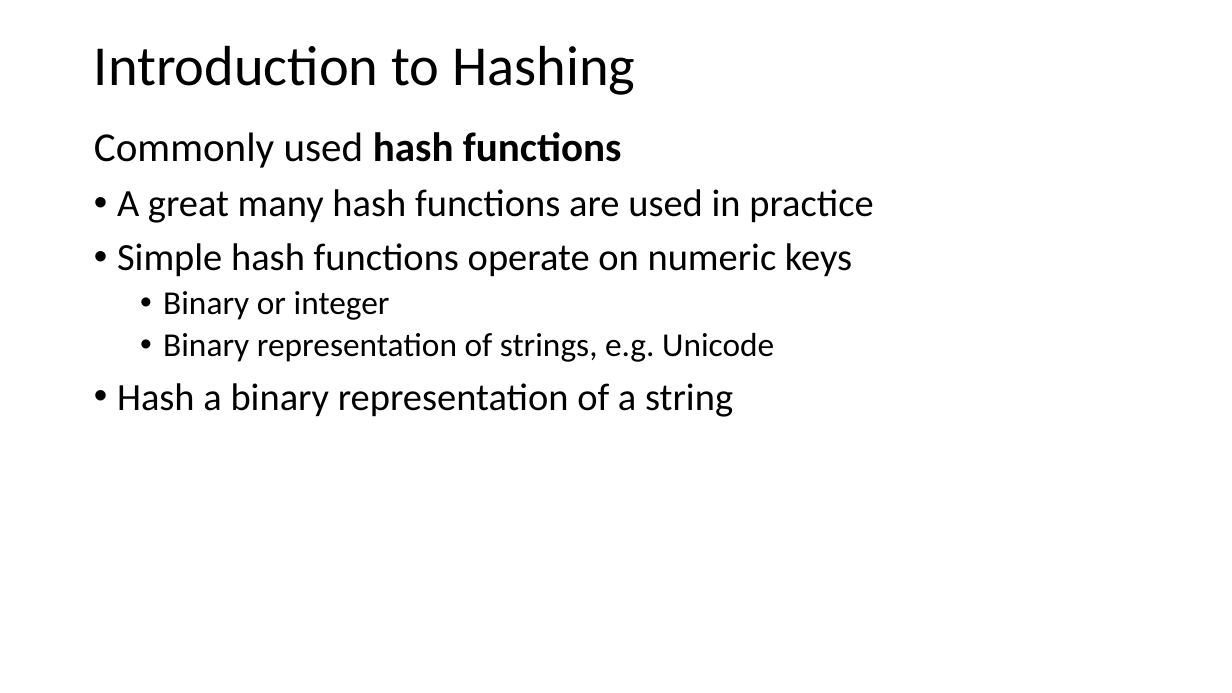
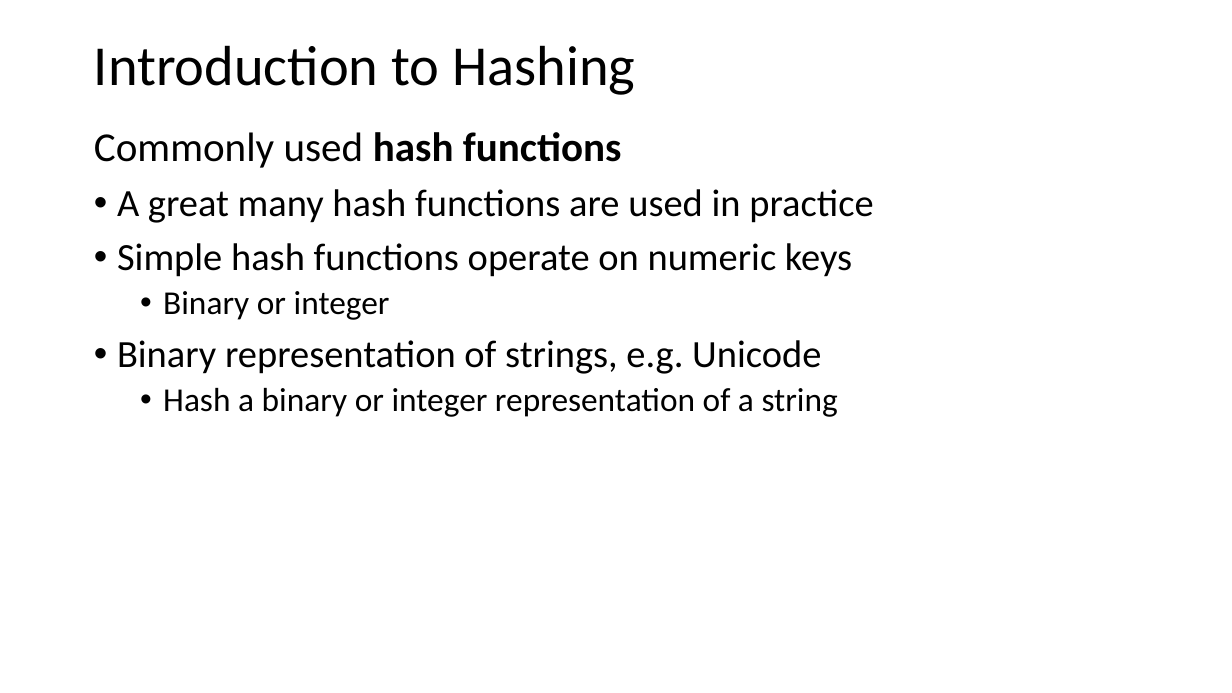
Before and after one commit to harelgabainew/school1, a slide deck: slide 42 of slides/1_Introduction.pptx. Drawn at 1232x693 pixels with LibreOffice and Linux fonts; fonts in the diff are those of the drawing. Boxes give left, top, right and bottom in pixels: in the first picture for what was removed or moved away, otherwise in the second. Text is boxed around its words. In the diff, an @@ line names an element or a change of style, - is before the commit and + after.

Commit message:
Corrected typos in slides

```diff
--- a/slides/1_Introduction.pptx
+++ b/slides/1_Introduction.pptx
@@ text at (x1=117, y1=340, x2=821, y2=374): size 26 to 30 pt in "Binary representation of strings, e.g. Unicode"; list level 2 to 1 in "Binary representation of strings, e.g. ..." @@
@@ text at (x1=163, y1=388, x2=838, y2=417): text changed; size 30 to 26 pt @@
-• Hash a binary representation of a string
+  • Hash a binary or integer representation of a string
```
Also in this commit, not shown: 3 other slides changed.
